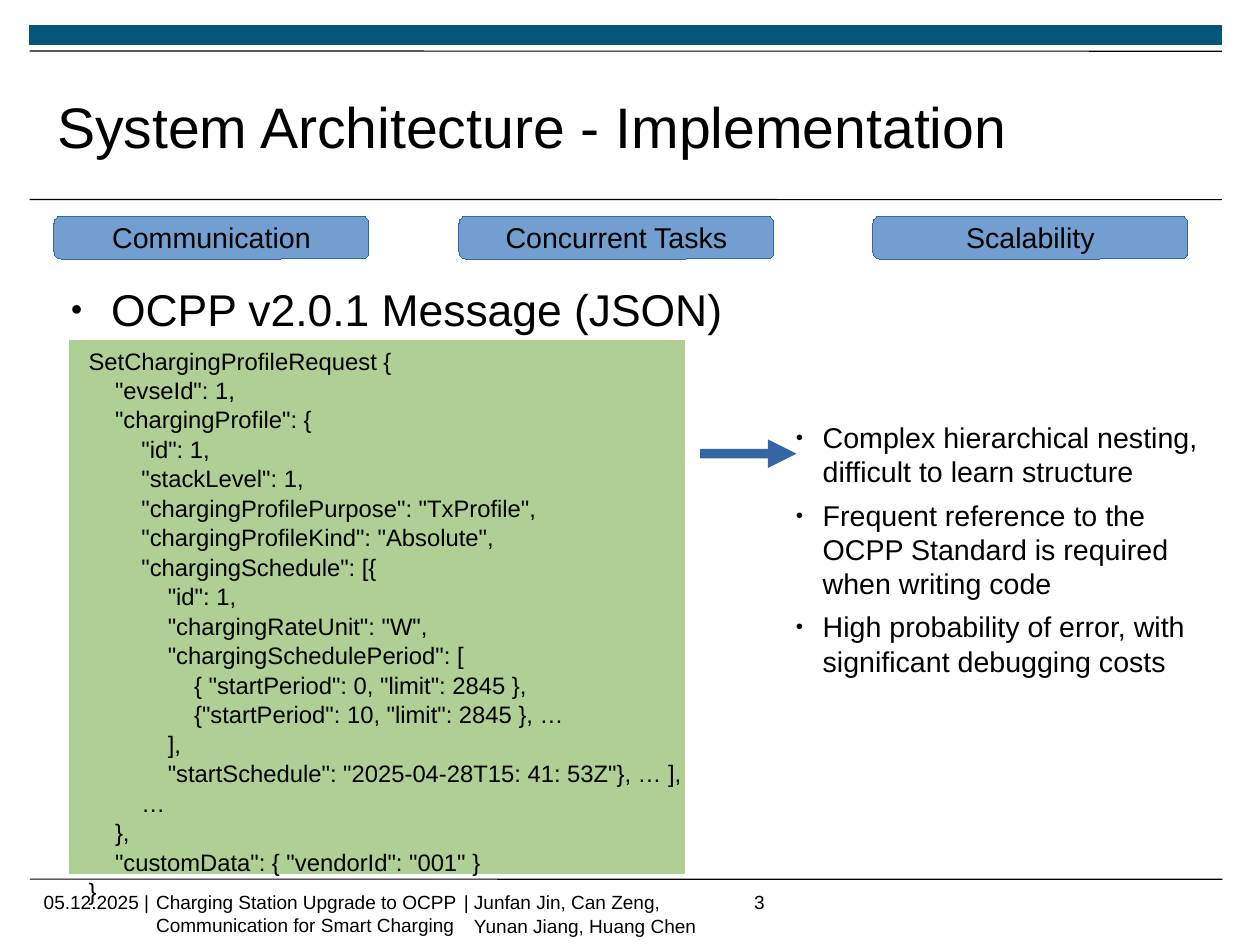
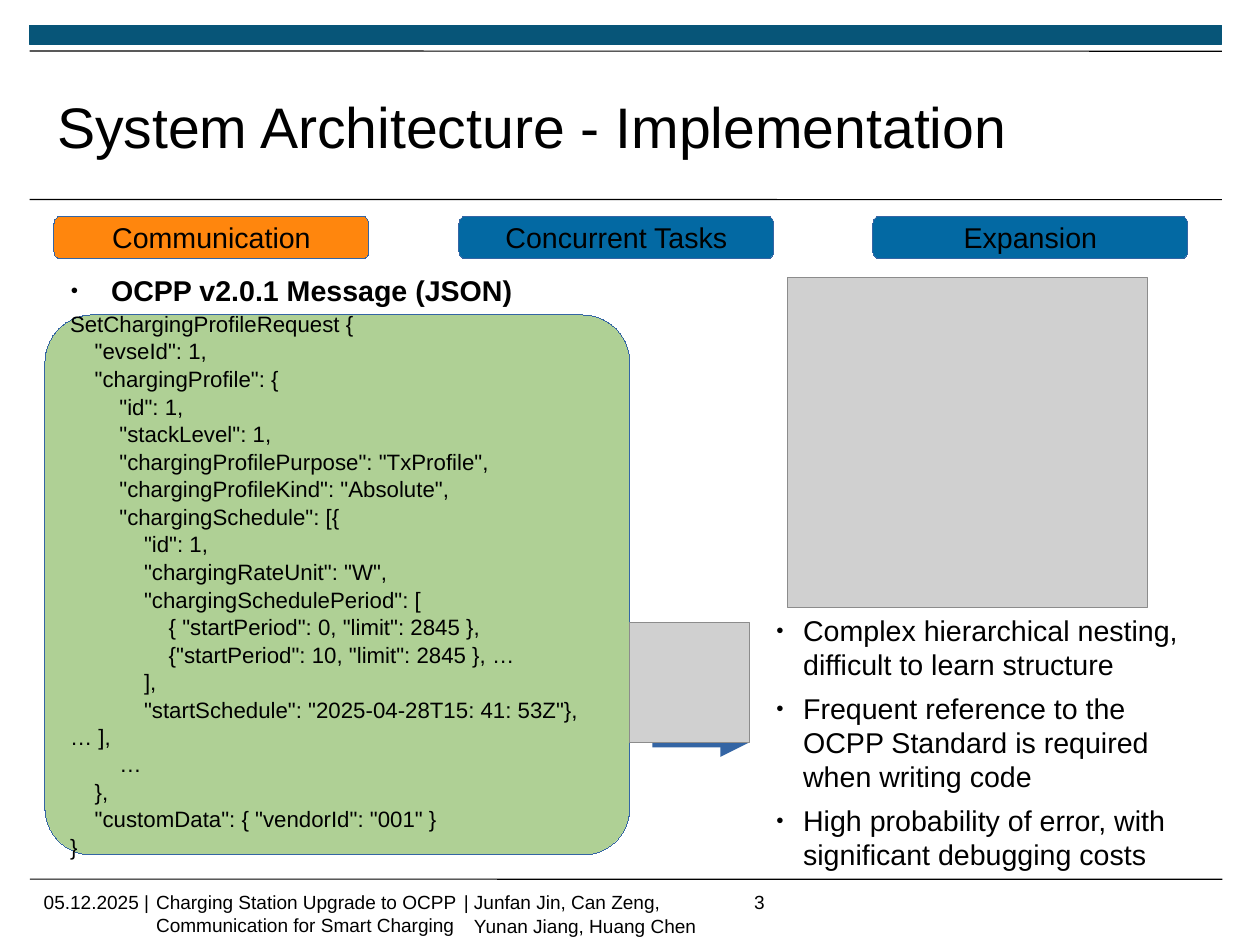
Before and after one commit to Jf-JIN/ADP_Ladesaeule_OCPP, a slide deck: slide 3 of ppt/Jin_Junfan.pptx. Drawn at 1260x945 pixels with LibreOffice and Linux fonts; fonts in the diff are those of the drawing; grey boxes stand for pictures; background and template pictures are left out. Boxes give left, top, right and bottom in pixels: in the first picture for what was removed or moved away, otherwise in the second. Text is boxed around its words. In the diff, an @@ line names an element or a change of style, - is before the commit and + after.

```diff
--- a/ppt/Jin_Junfan.pptx
+++ b/ppt/Jin_Junfan.pptx
@@ rounded rectangle "Communication" at [54,216,369,260]: fill #729FCF to #FF860D @@
@@ rounded rectangle "Concurrent Tasks" at [460,216,775,260]: fill #729FCF to #0369A3 @@
@@ rounded rectangle "Expansion" at [874,216,1189,260]: fill #729FCF to #0369A3 @@
@@ text in rounded rectangle at [964,227,1097,254]: text changed @@
-Scalability
+Expansion
@@ text "OCPP v2.0.1 Message (JSON)": place and size @@
-text "OCPP v2.0.1 Message (JSON)" at [111,293,722,335]
+text "OCPP v2.0.1 Message (JSON)" at [111,280,512,307]
@@ text "OCPP v2.0.1 Message (JSON)" at [111,280,512,307]: size 28 to 18 pt, bold on @@
@@ picture added at [788,278,1148,608] @@
@@ rounded rectangle "SetChargingProfileRequest {": place and size @@
-rounded rectangle "SetChargingProfileRequest {" at [89,352,631,877]
+rounded rectangle "SetChargingProfileRequest {" at [45,316,630,855]
@@ rounded rectangle "SetChargingProfileRequest {" at [45,316,630,855]: size 15 to 14 pt; vertical alignment top to middle; fill none to #AFD095; outline none to #3465A4 0 pt @@
@@ rectangle removed at [69,341,685,875] @@
@@ picture added at [630,623,750,743] @@
@@ text "Complex hierarchical nesting, difficult to ...": place and size @@
-text "Complex hierarchical nesting, difficult to ..." at [823,427,1197,677]
+text "Complex hierarchical nesting, difficult to ..." at [803,620,1178,871]
@@ arrow moved from (701, 454) - (797, 454) to (653, 743) - (749, 743) @@
```
Also in this commit, not shown: 4 other slides changed, 1 slide added.
